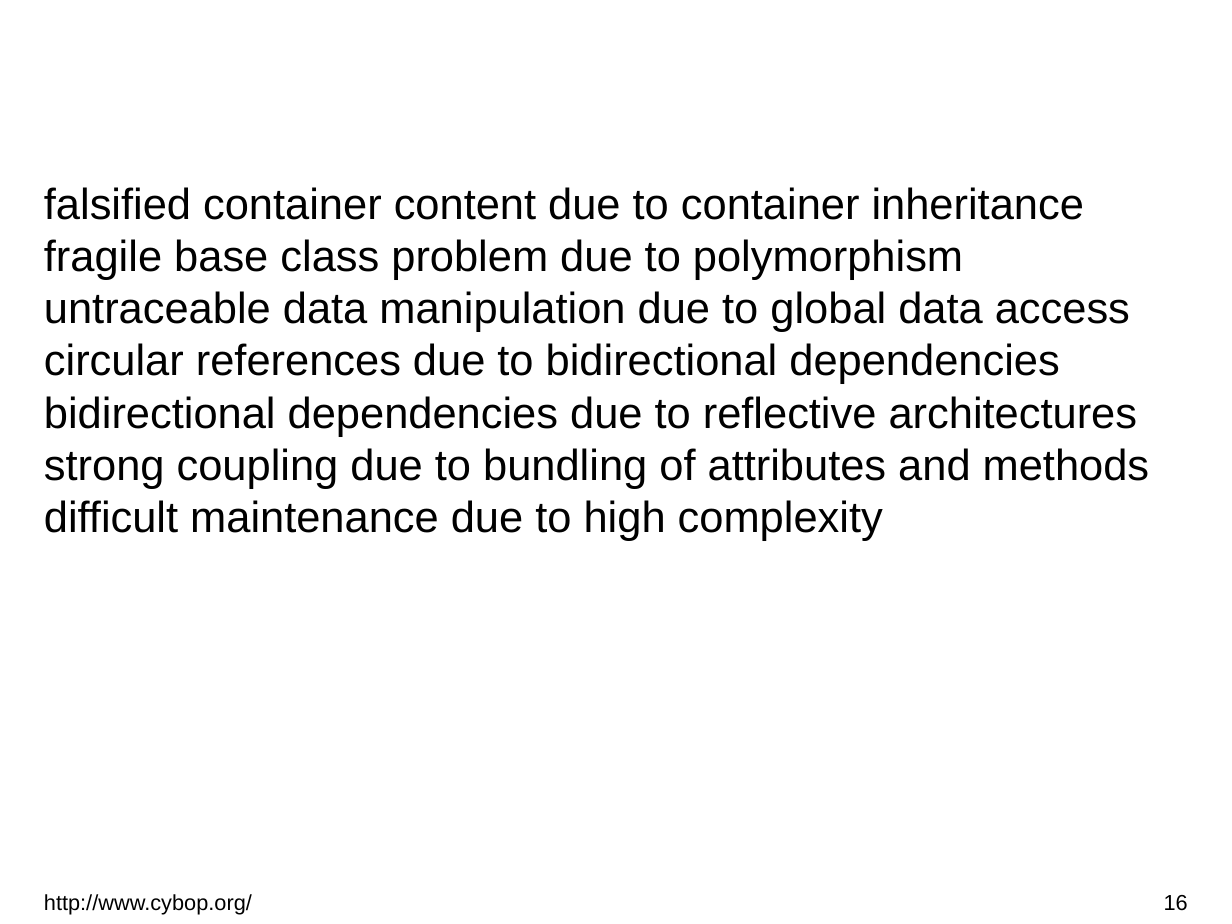
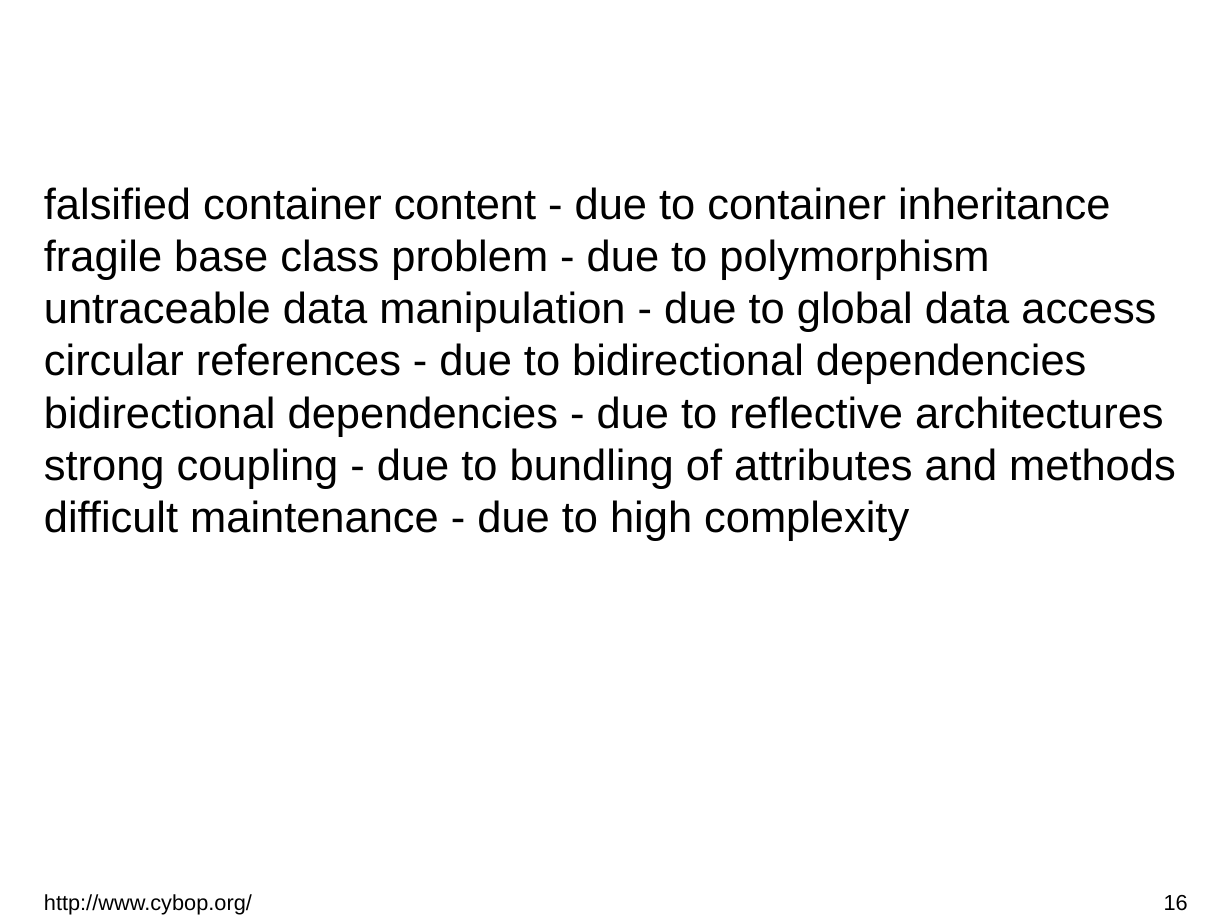
Before and after one commit to GitMirroring/cybop, a slide deck: slide 16 of doc/lightning_talk/cybop.odp. Drawn at 1232x924 pixels with LibreOffice and Linux fonts; fonts in the diff are those of the drawing; background and template pictures are left out. Boxes give left, top, right and bottom in pixels: in the first picture for what was removed or moved away, otherwise in the second. Text is boxed around its words. In the diff, an @@ line names an element or a change of style, - is before the commit and + after.

```diff
--- a/doc/lightning_talk/cybop.odp
+++ b/doc/lightning_talk/cybop.odp
@@ text at bbox=[44, 187, 1176, 541]: text changed @@
-falsified container content due to container inheritance
-fragile base class problem due to polymorphism
-untraceable data manipulation due to global data access
-circular references due to bidirectional dependencies
-bidirectional dependencies due to reflective architectures
-strong coupling due to bundling of attributes and methods
-difficult maintenance due to high complexity
+falsified container content - due to container inheritance
+fragile base class problem - due to polymorphism
+untraceable data manipulation - due to global data access
+circular references - due to bidirectional dependencies
+bidirectional dependencies - due to reflective architectures
+strong coupling - due to bundling of attributes and methods
+difficult maintenance - due to high complexity
```
Also in this commit, not shown: 6 other slides changed, 4 other files.
